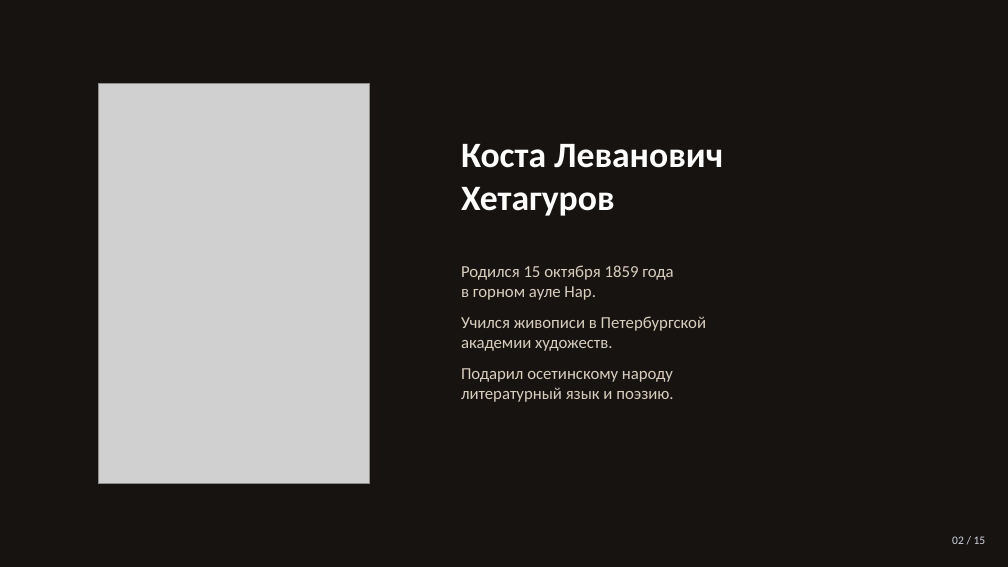
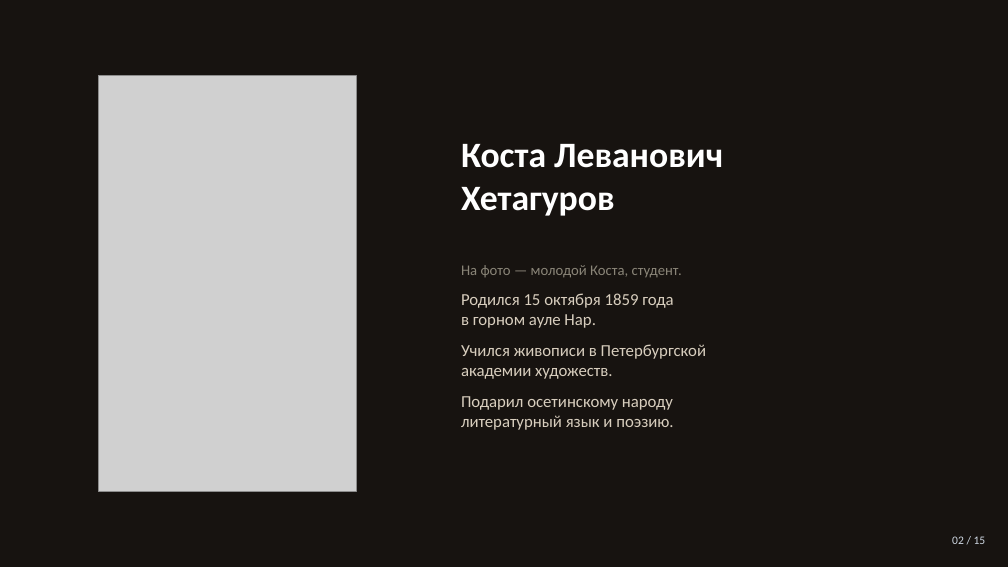
Before and after one commit to maksummatatov10-spec1231/prezent, a slide deck: slide 2 of Kosta_Hetagurov.pptx. Drawn at 1008x567 pixels with LibreOffice and Linux fonts; fonts in the diff are those of the drawing; grey boxes stand for pictures. Boxes give left, top, right and bottom in pixels: in the first picture for what was removed or moved away, otherwise in the second. Text is boxed around its words. In the diff, an @@ line names an element or a change of style, - is before the commit and + after.

Commit message:
Коста Хетагуров v5: ч/б титул и качественное фото на 2-м слайде
- эскизный портрет на титуле переведён в чёрно-белый
- пиксельный крок на 2-м слайде заменён на подлинное фото с Викимедии
  (454x732): молодой Коста, студенческие годы

```diff
--- a/Kosta_Hetagurov.pptx
+++ b/Kosta_Hetagurov.pptx
@@ picture: place and size @@
-picture at box(98, 83, 369, 484)
+picture at box(98, 76, 356, 492)
@@ text at box(461, 265, 682, 278): paragraph added @@
+На фото — молодой Коста, студент.
```
Also in this commit, not shown: 4 other files.
